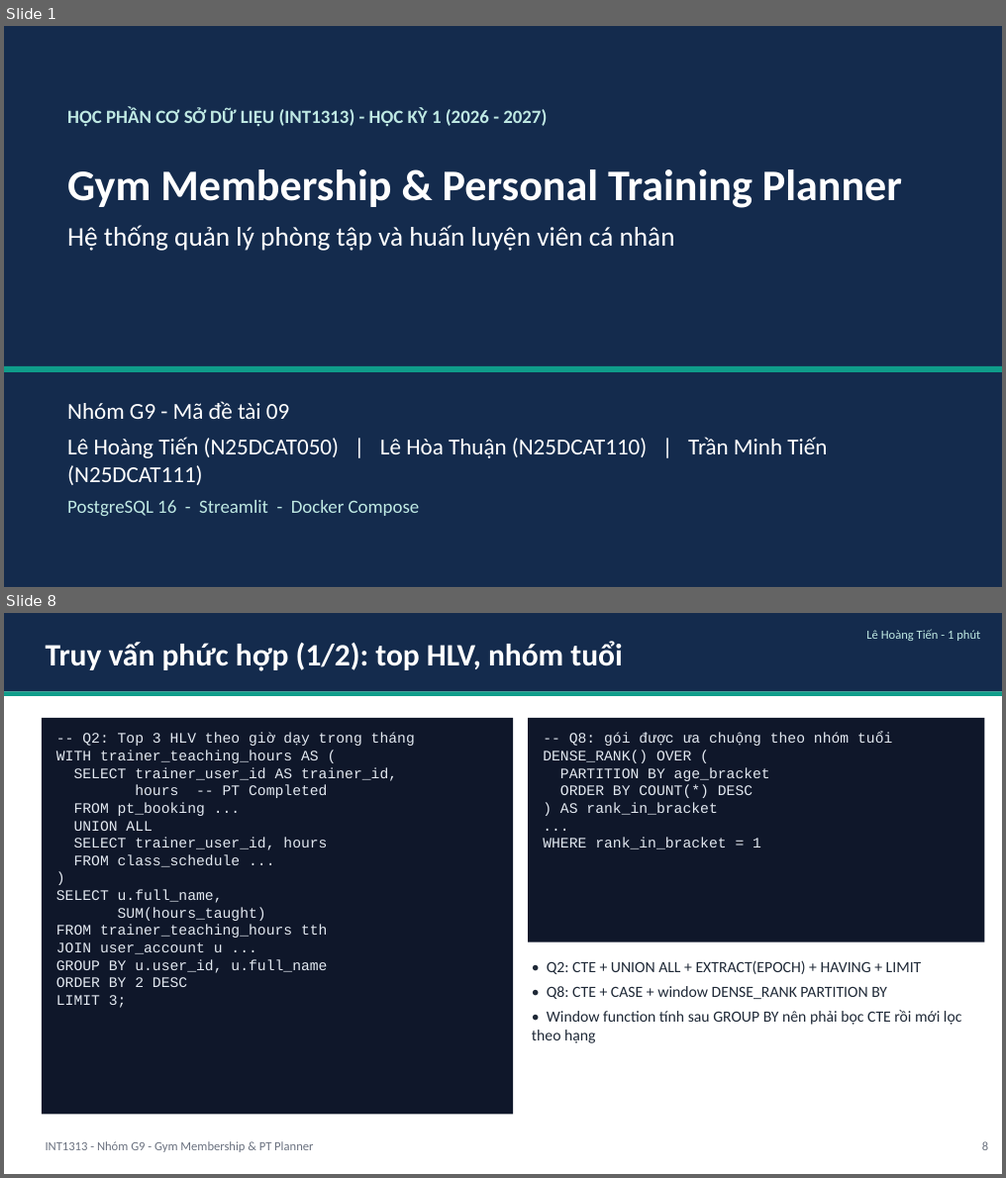
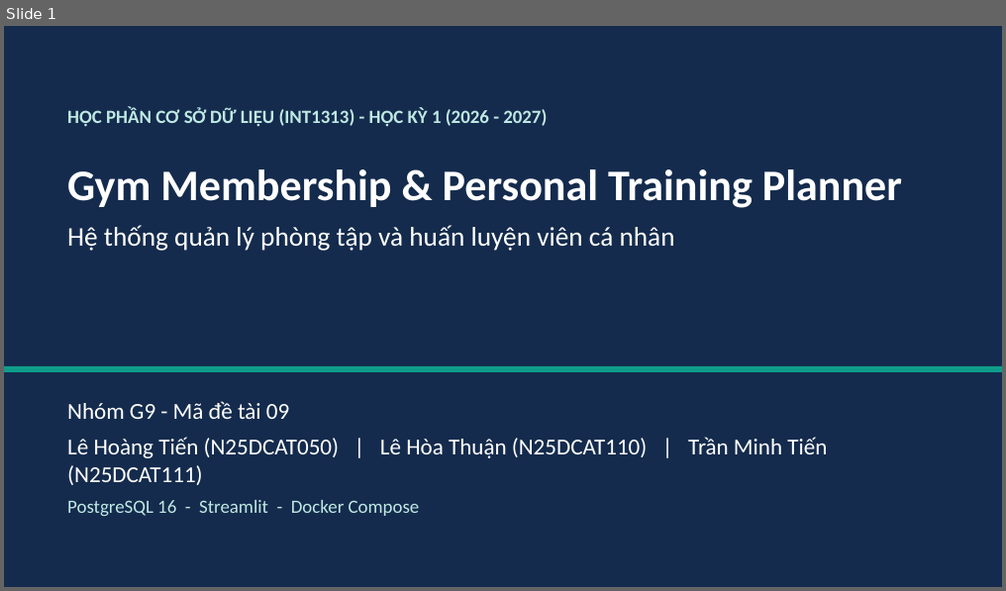
Before and after one commit to TienVN6222/PTIT_INT1313_CSDL_Group9, a slide deck: Phase 4/presentation/deck.pptx. Shown one above the other, each under a label of ours: slides 1 and 8 before the commit, slide 1 after it; the slides between them are not shown. The pictures are 1006x1178 and 1006x591 pixels, drawn with LibreOffice and Linux fonts; fonts in the diff are those of the drawing. Boxes give left, top, right and bottom in pixels: in the first picture for what was removed or moved away, otherwise in the second. Text is boxed around its words. In the diff, an @@ line names an element or a change of style, - is before the commit and + after.

```diff
--- a/Phase 4/presentation/deck.pptx
+++ b/Phase 4/presentation/deck.pptx
@@ slide 8 removed at [4,613,1002,1174], background #FFFFFF @@
@@ rectangle removed at [4,613,1002,691] @@
@@ text removed at [46,641,622,671] @@
-Truy vấn phức hợp (1/2): top HLV, nhóm tuổi
@@ text removed at [866,629,980,641] @@
-Lê Hoàng Tiến - 1 phút
@@ rectangle removed at [4,691,1002,696] @@
@@ rectangle removed at [42,718,513,1115] @@
@@ rectangle removed at [528,718,985,943] @@
@@ text removed at [56,733,415,1008] @@
--- Q2: Top 3 HLV theo giờ dạy trong tháng
-WITH trainer_teaching_hours AS (
-SELECT trainer_user_id AS trainer_id,
-hours -- PT Completed
-FROM pt_booking ...
-UNION ALL
-SELECT trainer_user_id, hours
-FROM class_schedule ...
-)
-SELECT u.full_name,
-SUM(hours_taught)
-FROM trainer_teaching_hours tth
-JOIN user_account u ...
-GROUP BY u.user_id, u.full_name
-ORDER BY 2 DESC
-LIMIT 3;
@@ text removed at [543,733,892,850] @@
--- Q8: gói được ưa chuộng theo nhóm tuổi
-DENSE_RANK() OVER (
-PARTITION BY age_bracket
-ORDER BY COUNT(*) DESC
-) AS rank_in_bracket
-...
-WHERE rank_in_bracket = 1
@@ text removed at [532,960,962,1044] @@
-• Q2: CTE + UNION ALL + EXTRACT(EPOCH) + HAVING + LIMIT
-• Q8: CTE + CASE + window DENSE_RANK PARTITION BY
-• Window function tính sau GROUP BY nên phải bọc CTE rồi mới lọc theo hạng
@@ text removed at [46,1142,313,1153] @@
-INT1313 - Nhóm G9 - Gym Membership & PT Planner
@@ text removed at [982,1142,988,1151] @@
-8
```
Also in this commit, not shown: 6 slides changed, 20 slides added, 7 other slides removed, 23 other files.
